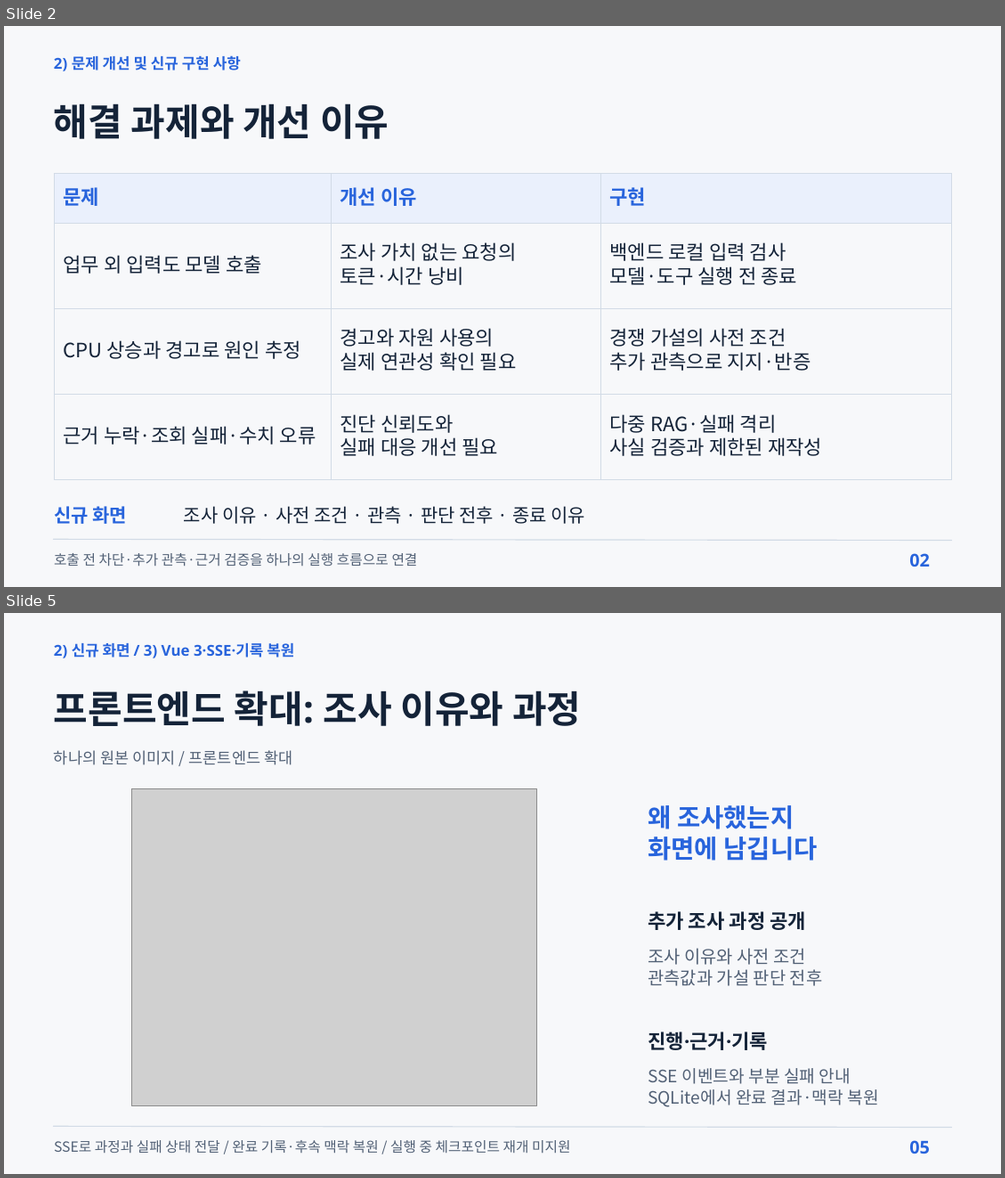
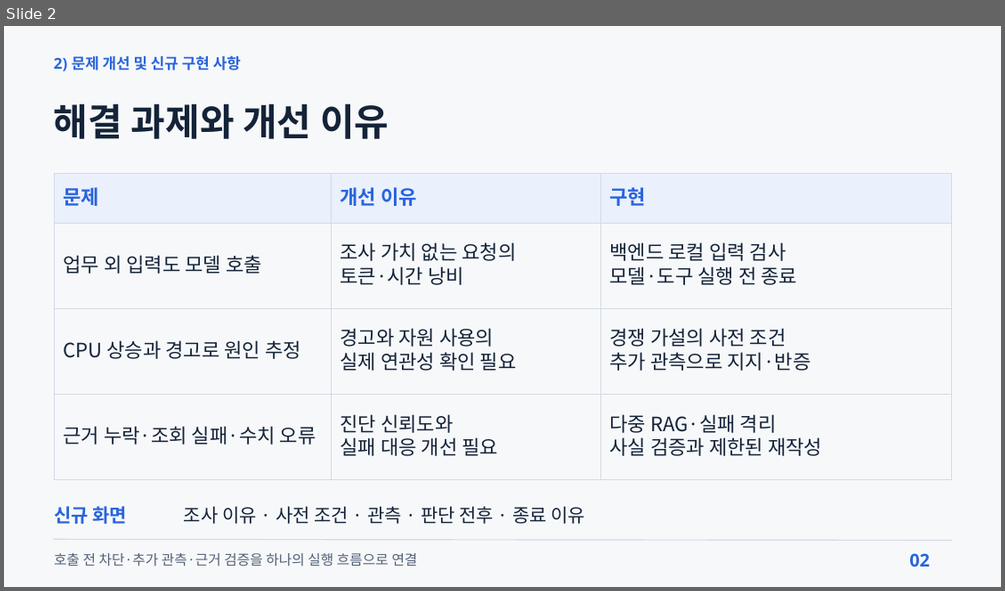
Before and after one commit to beshurl/skala-ai-mini-project, a slide deck: doc/presentation/운영진단_에이전트_5분발표.pptx. Shown one above the other, each under a label of ours: slides 2 and 5 before the commit, slide 2 after it; the slides between them are not shown. The pictures are 1005x1178 and 1005x591 pixels, drawn with LibreOffice and Linux fonts; fonts in the diff are those of the drawing; grey boxes stand for pictures. Boxes give left, top, right and bottom in pixels: in the first picture for what was removed or moved away, otherwise in the second. Text is boxed around its words. In the diff, an @@ line names an element or a change of style, - is before the commit and + after.

```diff
--- a/doc/presentation/운영진단_에이전트_5분발표.pptx
+++ b/doc/presentation/운영진단_에이전트_5분발표.pptx
@@ slide 5 removed at (4, 613, 1001, 1174), background #F7F8FA @@
@@ text removed at (54, 643, 294, 658) @@
-2) 신규 화면 / 3) Vue 3·SSE·기록 복원
@@ text removed at (54, 690, 581, 726) @@
-프론트엔드 확대: 조사 이유와 과정
@@ text removed at (54, 750, 292, 765) @@
-하나의 원본 이미지 / 프론트엔드 확대
@@ picture removed at (132, 789, 537, 1105) @@
@@ text removed at (647, 805, 817, 860) @@
-왜 조사했는지
-화면에 남깁니다
@@ text removed at (647, 911, 806, 930) @@
-추가 조사 과정 공개
@@ text removed at (647, 948, 823, 986) @@
-조사 이유와 사전 조건
-관측값과 가설 판단 전후
@@ text removed at (647, 1031, 768, 1050) @@
-진행·근거·기록
@@ text removed at (647, 1068, 879, 1107) @@
-SSE 이벤트와 부분 실패 안내
-SQLite에서 완료 결과·맥락 복원
@@ line removed from (53, 1126) to (952, 1127) @@
@@ text removed at (54, 1140, 570, 1152) @@
-SSE로 과정과 실패 상태 전달 / 완료 기록·후속 맥락 복원 / 실행 중 체크포인트 재개 미지원
@@ text removed at (909, 1140, 930, 1153) @@
-05
```
Also in this commit, not shown: 5 slides changed, 2 slides added, 2 other slides removed, 6 other files.
